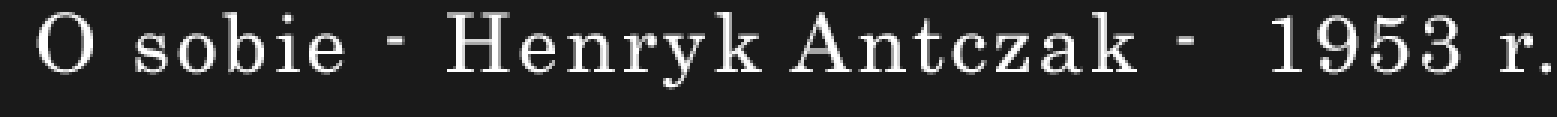
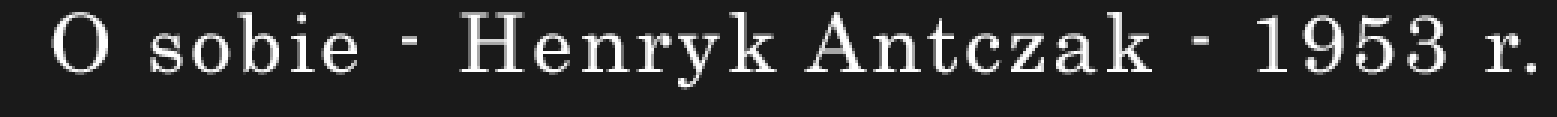
Revision of a layered 1557 × 117 image; what changed, layer by layer:
painted on "O sobie - Henryk Antczak - 1953 r." over (36, 12, 1551, 90)
